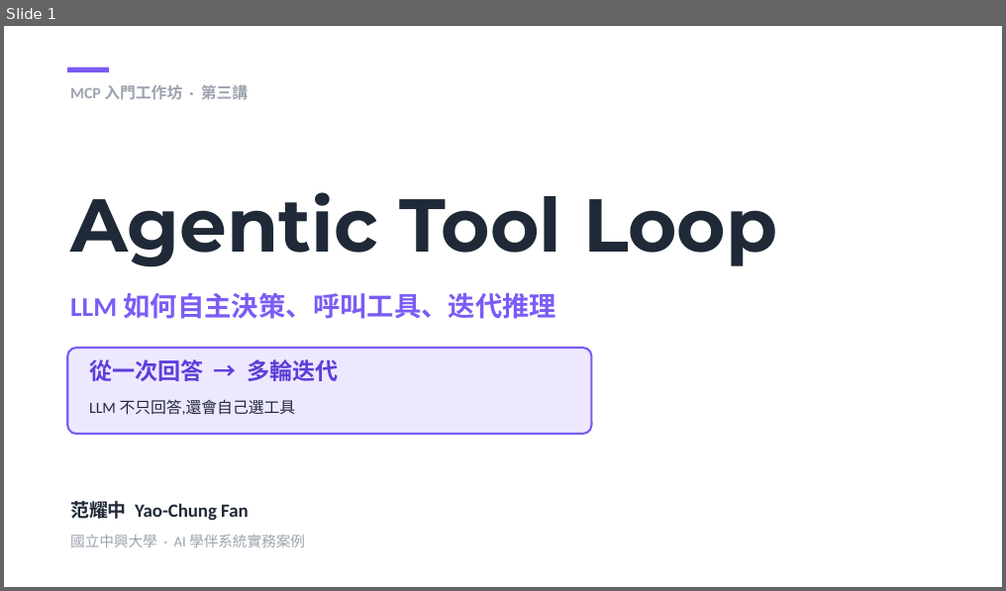
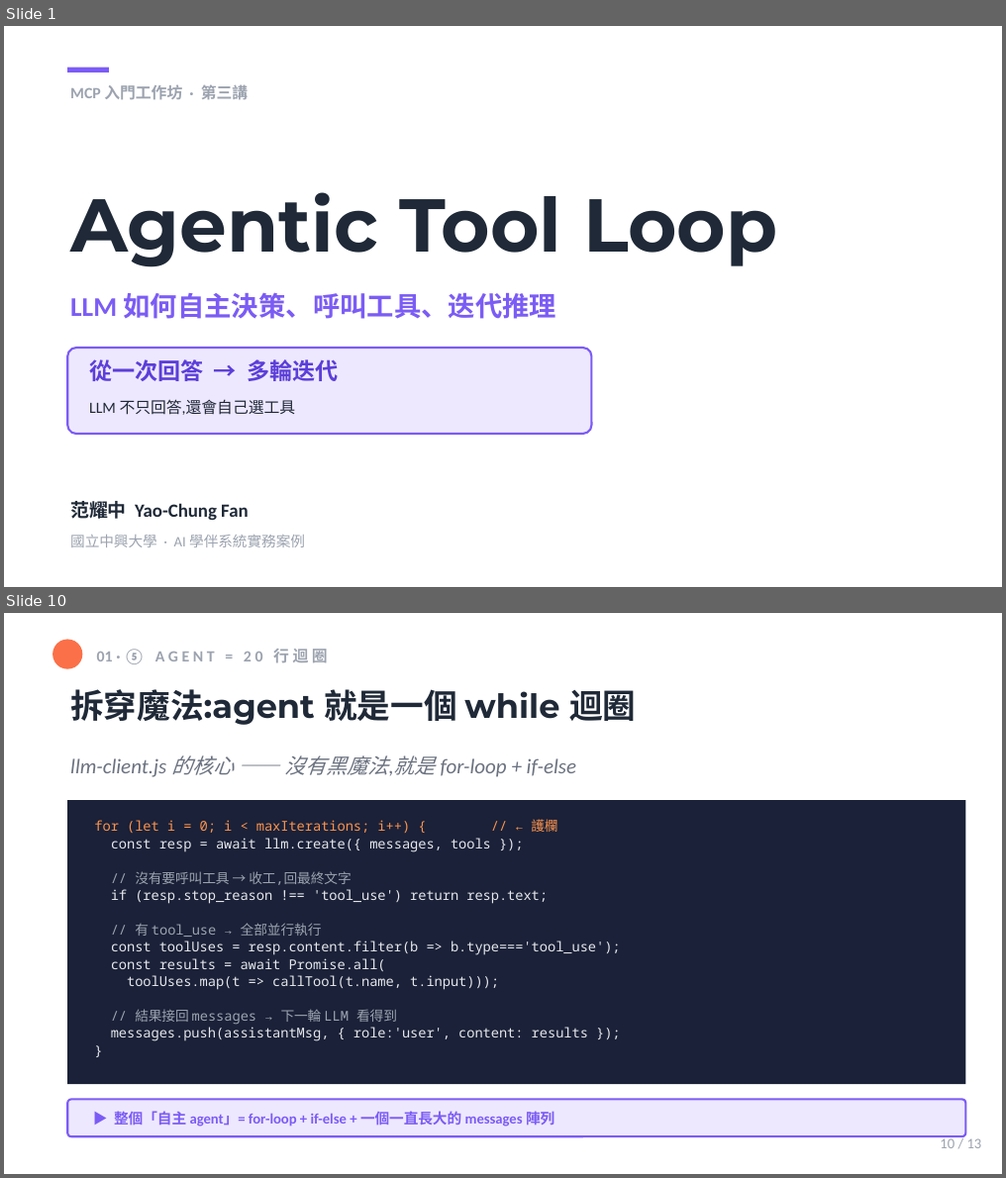
Before and after one commit to mjib007/nchu-mcp-workshop-2026, a slide deck: slides/03-agentic-tool-loop.pptx. Shown one above the other, each under a label of ours: slide 1 before the commit, slides 1 and 10 after it; the slides between them are not shown. The pictures are 1006x591 and 1006x1178 pixels, drawn with LibreOffice and Linux fonts; fonts in the diff are those of the drawing. Boxes give left, top, right and bottom in pixels: in the first picture for what was removed or moved away, otherwise in the second. Text is boxed around its words. In the diff, an @@ line names an element or a change of style, - is before the commit and + after.

Commit message:
feat(seg3-slides): 再加 2 張深度內容 — JSON anatomy + 20 行迴圈揭密 (11→13)
A+B 把抽象機制接到真實程式碼與資料格式:
- s7 tool_use/tool_result JSON anatomy:展示兩塊資料的真實長相,
  id ↔ tool_use_id 怎麼配對 —— 把 Segment 2「LLM 只吐字串」接到 Seg 3 loop
- s10「agent = 20 行 while 迴圈」:展示 llm-client.js 核心(for-loop +
  if stop_reason + Promise.all + push)—— 拆穿「agent = 黑魔法」迷思

主敘事弧:概念(s5)→實例(s6)→資料格式(s7)→記憶(s8)→並行(s9)→
程式碼揭密(s10)→安全閥(s11)。

頁碼全部重設(TOTAL 13);修正 demo_cue 手寫死的「7/8」→「12/13」
(它是深色 slide,page number 是手寫 _text 不是 page_number())。

```diff
--- a/slides/03-agentic-tool-loop.pptx
+++ b/slides/03-agentic-tool-loop.pptx
@@ slide 10 added at (4,613,1002,1174), background #FFFFFF @@
@@ rectangle added at (4,613,1002,1173), fill #FFFFFF @@
@@ ellipse added at (53,639,83,668), fill #FB7048 @@
@@ text added at (97,649,328,664), 11.2 pt, text #9CA3AF, bold @@
+01 · ⑤ A G E N T = 2 0 行 迴 圈
@@ text added at (70,689,636,725), 24 pt, text #1F2937, bold @@
+拆穿魔法:agent 就是一個 while 迴圈
@@ text added at (70,756,576,777), 15 pt, text #6B7280, italic @@
+llm-client.js 的核心 —— 沒有黑魔法,就是 for-loop + if-else
@@ rectangle added at (68,801,966,1085), fill #1A2138 @@
@@ text added at (94,818,621,1042), 9.8 pt, text #E5E7EB @@
+for (let i = 0; i < maxIterations; i++) { // ← 護欄
+const resp = await llm.create({ messages, tools });
+// 沒有要呼叫工具 → 收工,回最終文字
+if (resp.stop_reason !== 'tool_use') return resp.text;
+// 有 tool_use → 全部並行執行
+const toolUses = resp.content.filter(b => b.type==='tool_use');
+const results = await Promise.all(
+toolUses.map(t => callTool(t.name, t.input)));
+// 結果接回 messages → 下一輪 LLM 看得到
+messages.push(assistantMsg, { role:'user', content: results });
+}
@@ rounded rectangle added at (68,1100,966,1138), fill #EEE8FF, outline #7B5CF5 1.5 pt @@
@@ text added at (114,1111,554,1127), 10.5 pt, text #7B5CF5, bold @@
+▶ 整個「自主 agent」= for-loop + if-else + 一個一直長大的 messages 陣列
@@ text added at (940,1137,982,1149), 10.5 pt, text #9CA3AF @@
+10 / 13
```
Also in this commit, not shown: 10 slides changed, 1 other slide added, 1 other file.
